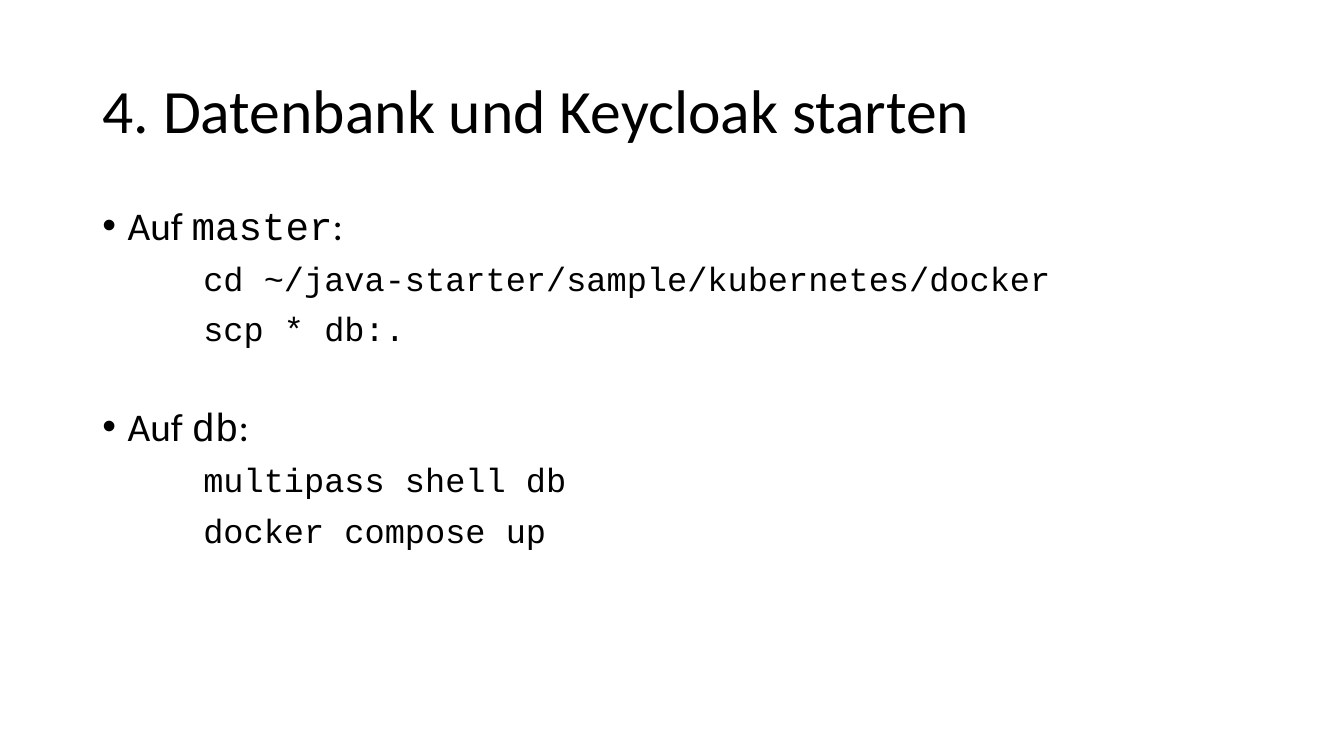
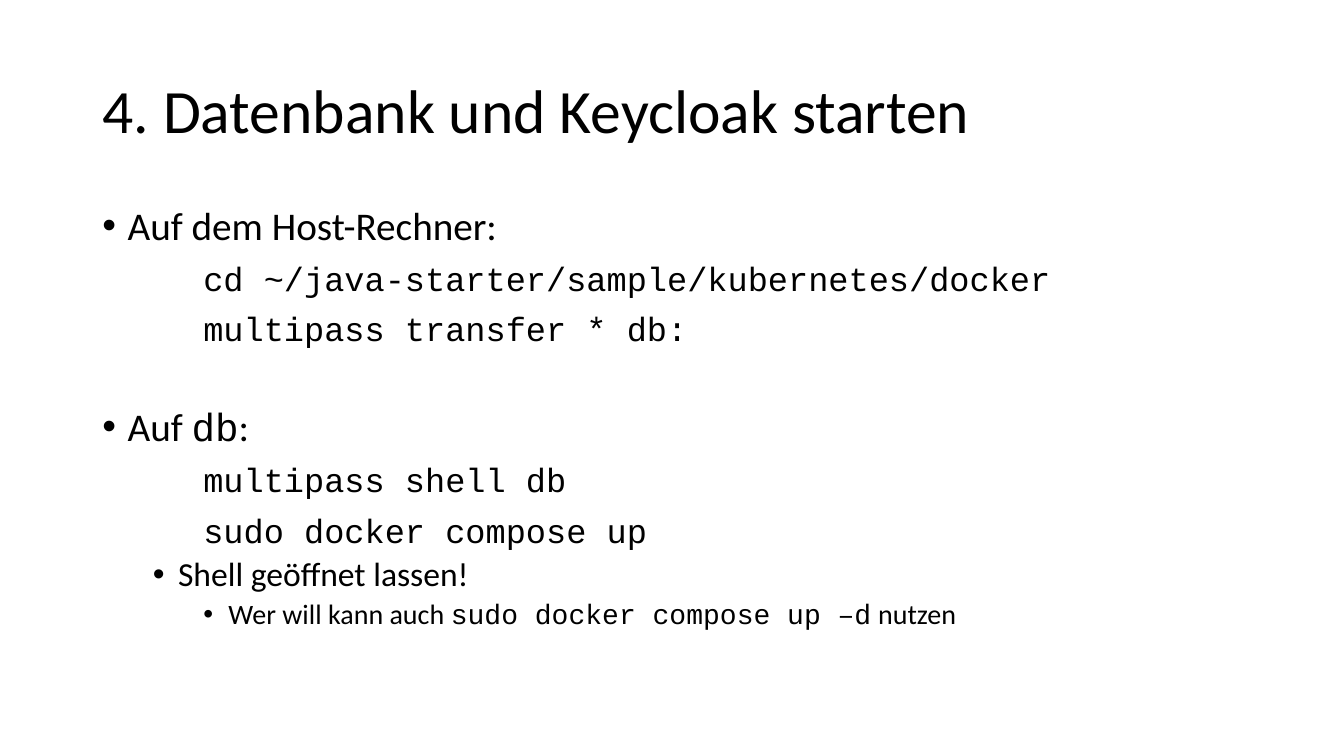
Before and after one commit to igeldo/PR4-SoSe23, a slide deck: slide 7 of sample/kubernetes/Bring your own device - Teil 2.pptx. Drawn at 1344x756 pixels with LibreOffice and Linux fonts; fonts in the diff are those of the drawing. Boxes give left, top, right and bottom in pixels: in the first picture for what was removed or moved away, otherwise in the second. Text is boxed around its words. In the diff, an @@ line names an element or a change of style, - is before the commit and + after.

```diff
--- a/sample/kubernetes/Bring your own device - Teil 2.pptx
+++ b/sample/kubernetes/Bring your own device - Teil 2.pptx
@@ text at [128,212,497,241]: text changed; font Courier New to Calibri @@
-• Auf master:
+• Auf dem Host-Rechner:
@@ text at [203,317,688,348]: text changed @@
-scp * db:.
+multipass transfer * db:
@@ text at [178,518,956,630]: text changed; size 24 to 20 pt; font Courier New to Calibri @@
-docker compose up
+sudo docker compose up
+  • Shell geöffnet lassen!
+    • Wer will kann auch sudo docker compose up –d nutzen
```
Also in this commit, not shown: 7 other slides changed, 3 slides removed, 4 other files.
